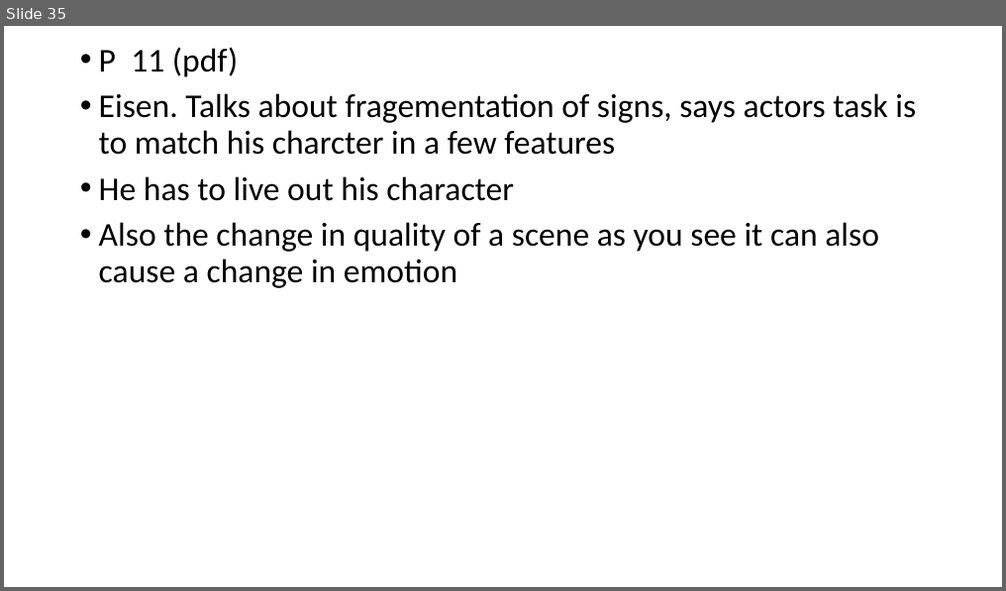
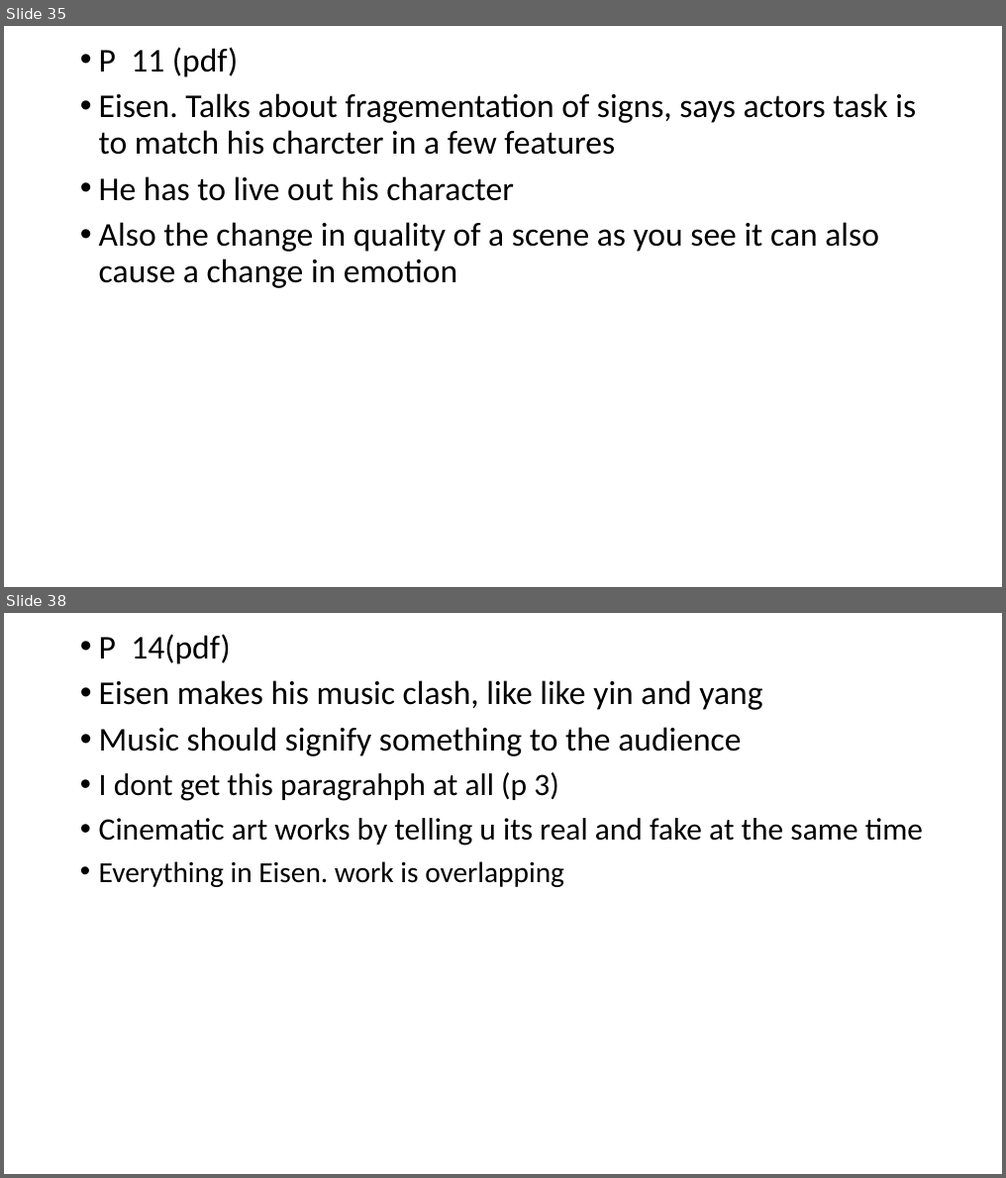
Before and after one commit to MichaelOdumosu57/Spring_2017, a slide deck: Spring 2017 Semester/Music or Arts/ARUS HW/6 ARUS HW/ARUS HW#6 notes.pptx. Shown one above the other, each under a label of ours: slide 35 before the commit, slides 35 and 38 after it; the slides between them are not shown. The pictures are 1006x591 and 1006x1178 pixels, drawn with LibreOffice and Linux fonts; fonts in the diff are those of the drawing. Boxes give left, top, right and bottom in pixels: in the first picture for what was removed or moved away, otherwise in the second. Text is boxed around its words. In the diff, an @@ line names an element or a change of style, - is before the commit and + after.

```diff
--- a/Spring 2017 Semester/Music or Arts/ARUS HW/6 ARUS HW/ARUS HW#6 notes.pptx
+++ b/Spring 2017 Semester/Music or Arts/ARUS HW/6 ARUS HW/ARUS HW#6 notes.pptx
@@ slide 38 added at (4,613,1002,1174), background #FFFFFF @@
@@ text added at (99,634,923,887), 32 pt, text #000000 @@
+• P 14(pdf)
+• Eisen makes his music clash, like like yin and yang
+• Music should signify something to the audience
+• I dont get this paragrahph at all (p 3)
+• Cinematic art works by telling u its real and fake at the same time
+• Everything in Eisen. work is overlapping
```
Also in this commit, not shown: 2 slides changed, 18 other slides added, 17 other files.
